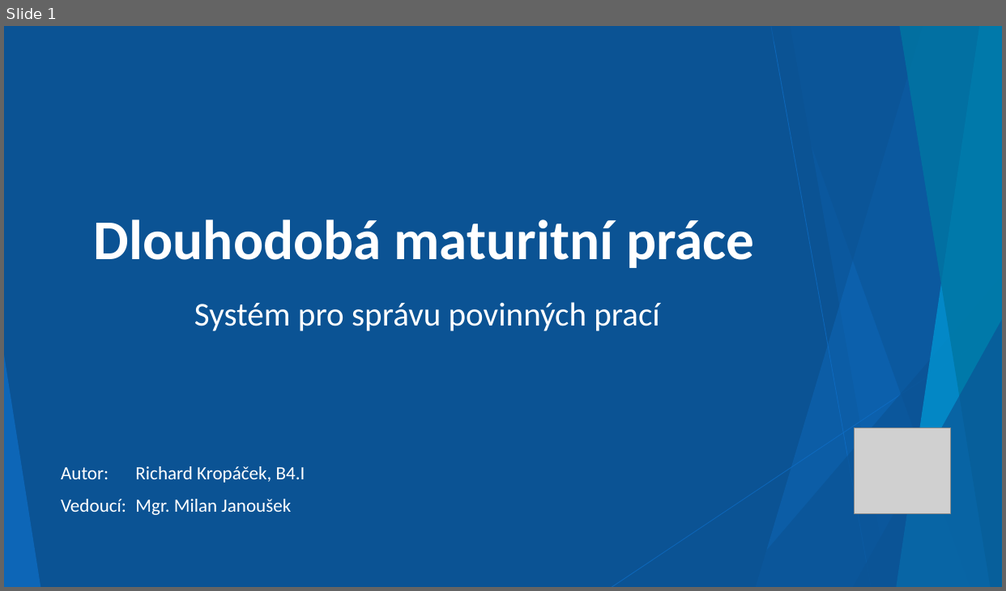
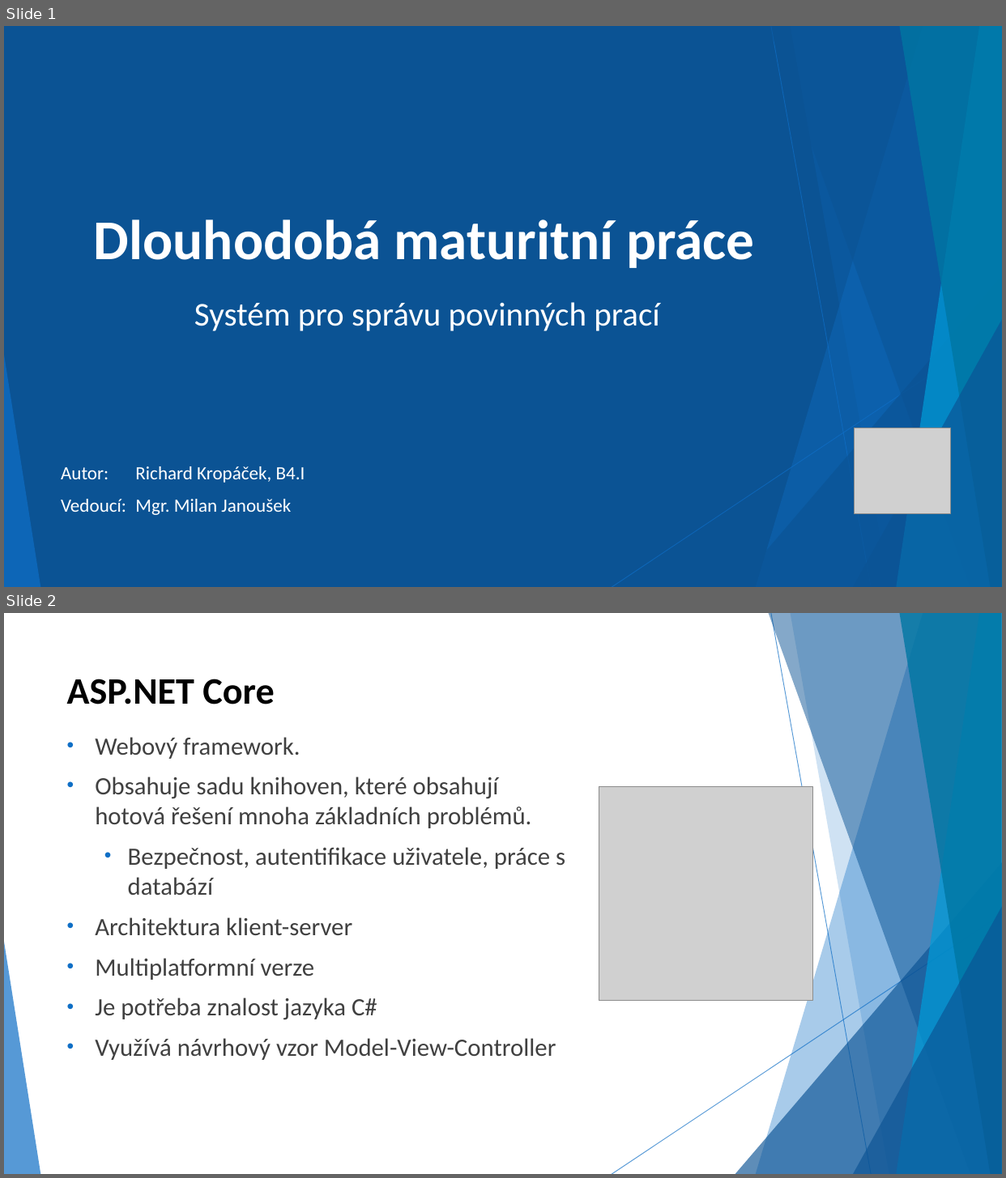
Before and after one commit to Kropi11/Maturitni-zkouska, a slide deck: Dlouhodoba maturitni prace/DMP-prezentace.pptx. Shown one above the other, each under a label of ours: slide 1 before the commit, slides 1 and 2 after it. The pictures are 1006x591 and 1006x1178 pixels, drawn with LibreOffice and Linux fonts; fonts in the diff are those of the drawing; grey boxes stand for pictures. Boxes give left, top, right and bottom in pixels: in the first picture for what was removed or moved away, otherwise in the second. Text is boxed around its words. In the diff, an @@ line names an element or a change of style, - is before the commit and + after.

```diff
--- a/Dlouhodoba maturitni prace/DMP-prezentace.pptx
+++ b/Dlouhodoba maturitni prace/DMP-prezentace.pptx
@@ slide 2 added at box(4, 613, 1002, 1174), background #FFFFFF; not listed: 9 template elements that a slide beside it also shows @@
@@ title added at box(67, 679, 274, 705), 36 pt, text #000000, bold @@
+ASP.NET Core
@@ text added at box(95, 737, 565, 1060), 24 pt, text #404040 @@
+• Webový framework.
+• Obsahuje sadu knihoven, které obsahují hotová řešení mnoha základních problémů.
+  • Bezpečnost, autentifikace uživatele, práce s databází
+• Architektura klient-server
+• Multiplatformní verze
+• Je potřeba znalost jazyka C#
+• Využívá návrhový vzor Model-View-Controller
@@ picture added at box(599, 786, 813, 1001) @@
@@ triangle added at box(4, 942, 40, 1174), fill #0F6FC6 at 70% opacity @@
```
Also in this commit, not shown: 27 other slides added, 4 slides removed.
